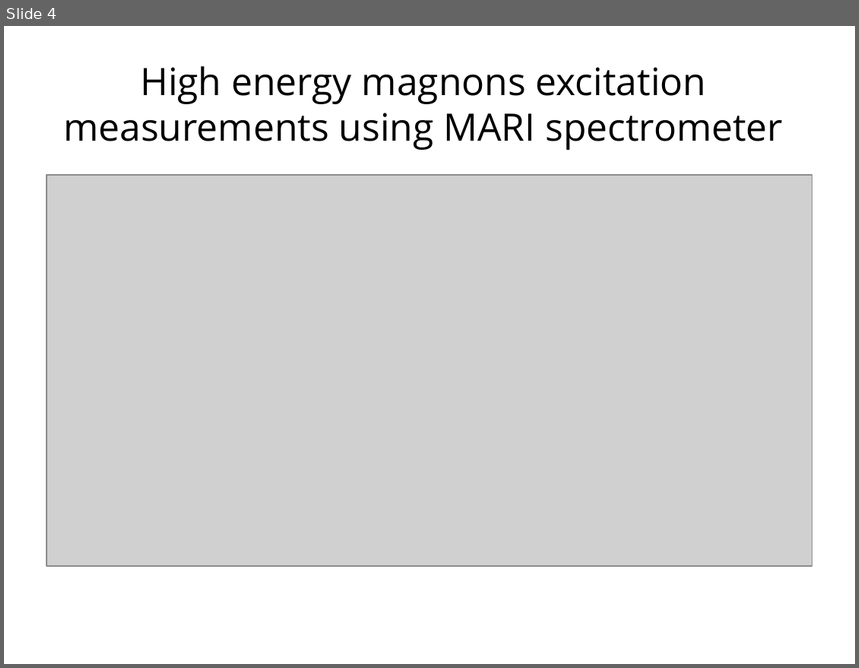
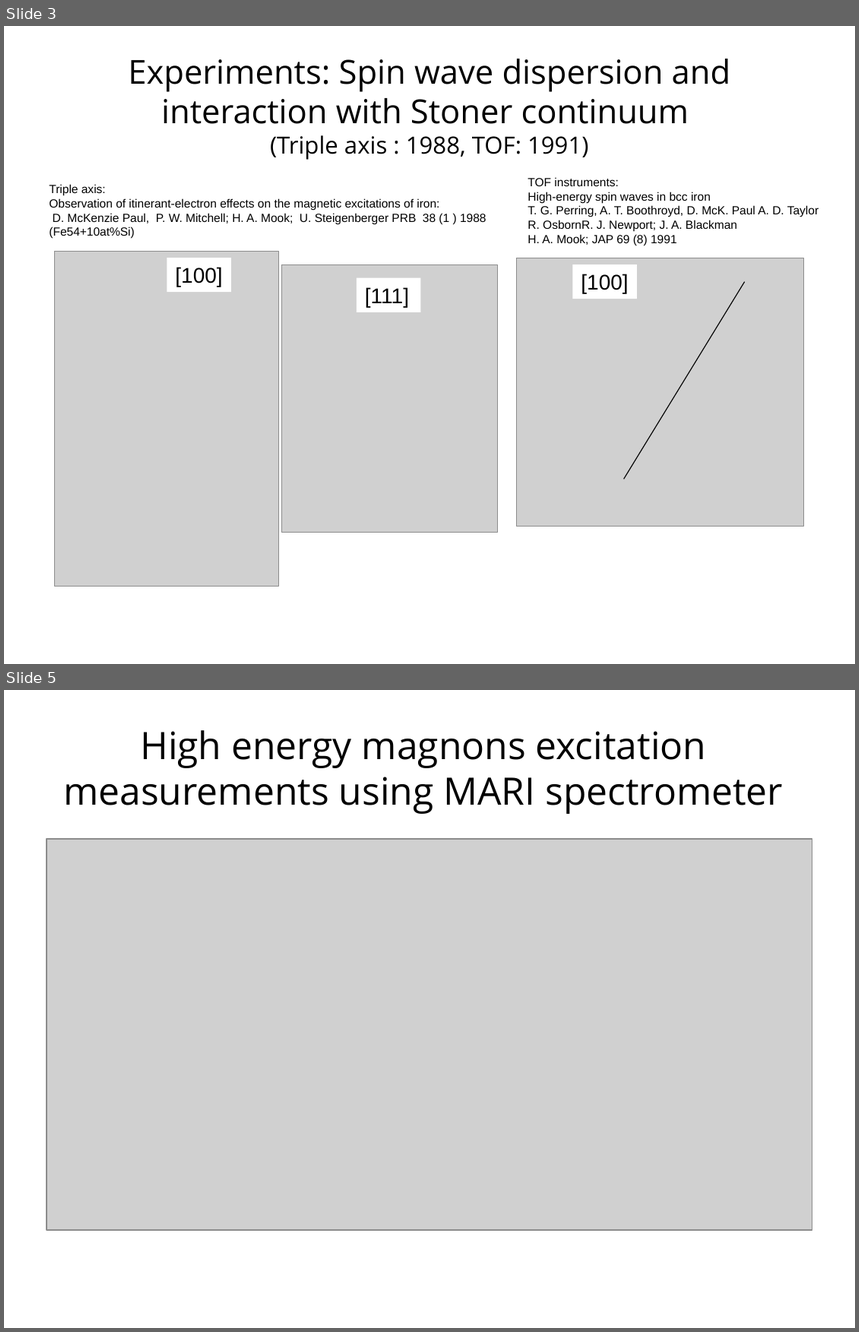
Before and after one commit to abuts/Fe, a slide deck: June2017/Icns2017/ICNS2017.ppt. Shown one above the other, each under a label of ours: slide 4 before the commit, slides 3 and 5 after it; the slides between them are not shown. The pictures are 859x668 and 859x1332 pixels, drawn with LibreOffice and Linux fonts; fonts in the diff are those of the drawing; grey boxes stand for pictures; background and template pictures are left out. Boxes give left, top, right and bottom in pixels: in the first picture for what was removed or moved away, otherwise in the second. Text is boxed around its words. In the diff, an @@ line names an element or a change of style, - is before the commit and + after.

Commit message:
minor modifications of the code looking to fit an experimental dispersion using 3-J Hamiltonian + initial part of the presentation and related materials

```diff
--- a/June2017/Icns2017/ICNS2017.ppt
+++ b/June2017/Icns2017/ICNS2017.ppt
@@ slide 3 added at (4, 26, 855, 664), background #FFFFFF @@
@@ title added at (128, 59, 731, 160), 28 pt, text #000000 @@
+Experiments: Spin wave dispersion and interaction with Stoner continuum
+(Triple axis : 1988, TOF: 1991)
@@ text added at (49, 184, 487, 239), 10 pt, text #000000 @@
+Triple axis:
+Observation of itinerant-electron effects on the magnetic excitations of iron:
+D. McKenzie Paul, P. W. Mitchell; H. A. Mook; U. Steigenberger PRB 38 (1 ) 1988
+(Fe54+10at%Si)
@@ text added at (528, 177, 819, 246), 10 pt, text #000000 @@
+TOF instruments:
+High‐energy spin waves in bcc iron
+T. G. Perring, A. T. Boothroyd, D. McK. Paul A. D. Taylor
+R. OsbornR. J. Newport; J. A. Blackman
+H. A. Mook; JAP 69 (8) 1991
@@ picture added at (54, 252, 279, 587) @@
@@ rectangle added at (167, 259, 230, 293), fill #FFFFFF, 18 pt, text #000000 @@
+[100]
@@ picture added at (282, 265, 498, 534) @@
@@ picture added at (516, 259, 804, 527) @@
@@ rectangle added at (572, 265, 636, 300), fill #FFFFFF, 18 pt, text #000000 @@
+[100]
@@ rectangle added at (357, 278, 420, 312), fill #FFFFFF, 18 pt, text #000000 @@
+[111]
@@ line added from (623, 479) to (744, 282), #000000 0.74 pt @@
@@ what was slide 4 is now slide 5 @@
```
Also in this commit, not shown: 1 slide changed, 2 other slides added, 2 slides removed, 4 other files.
